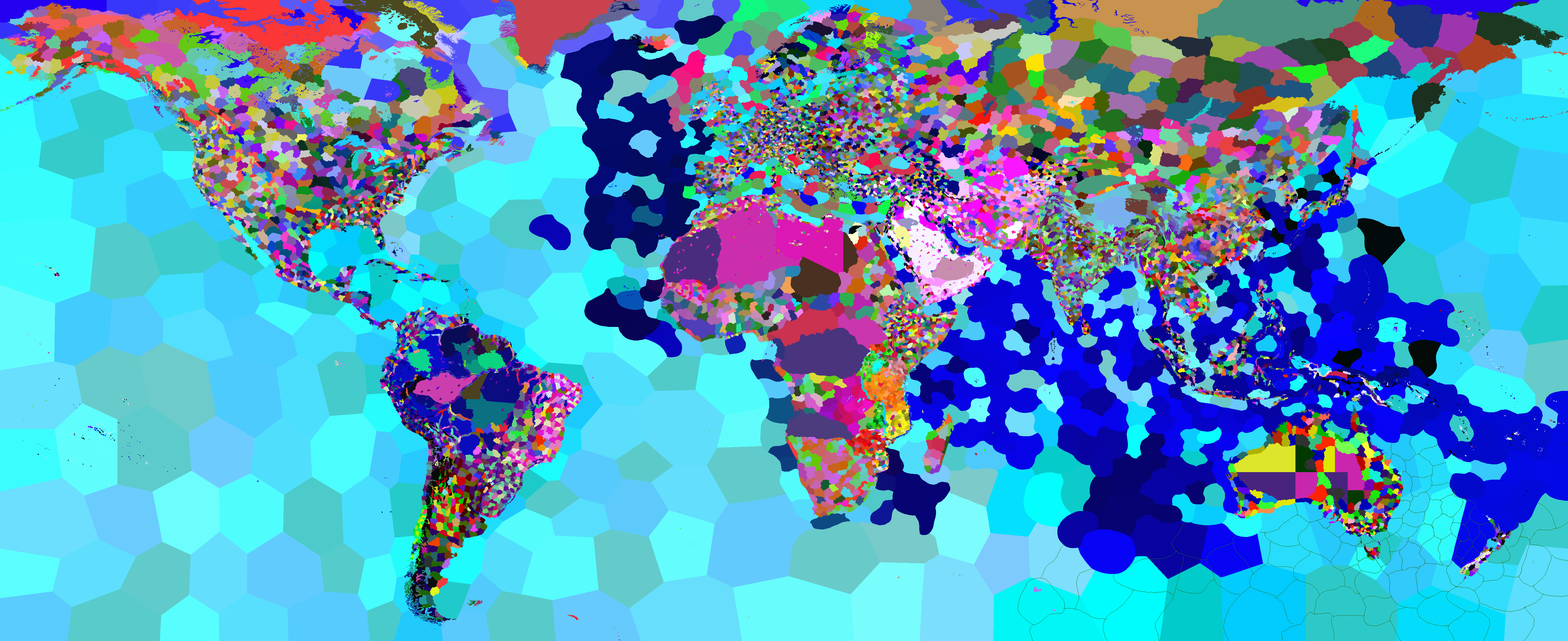
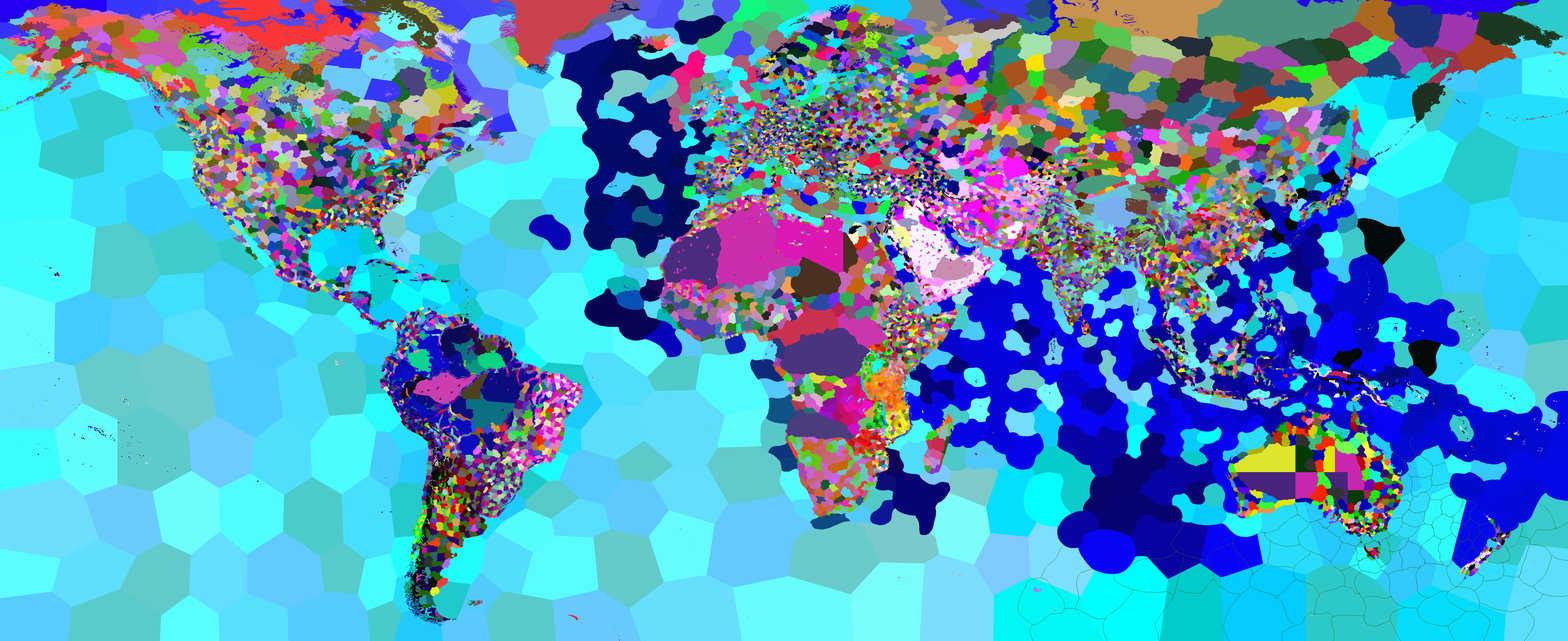
Layer changes from the first 1568×641 image to the second:
moved "provinces.bmp" above "Inklistrat lager-kopia", painted on it over [1389, 429, 1438, 477]
